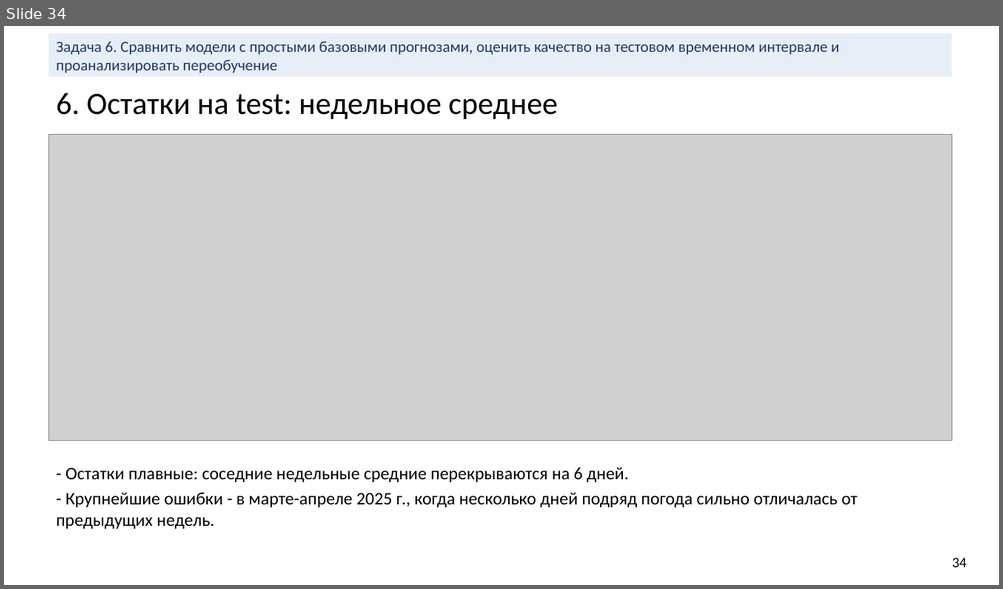
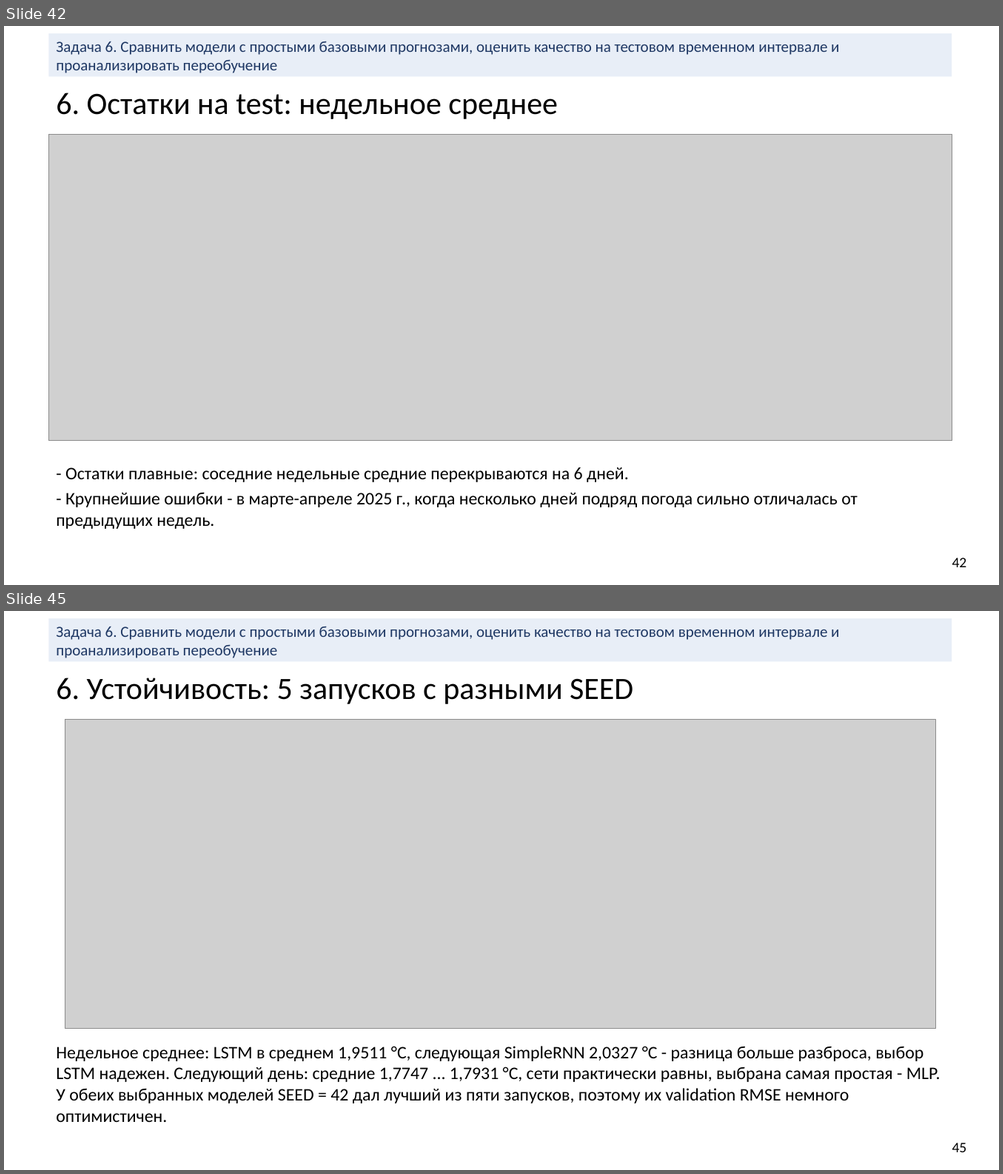
Before and after one commit to bigflyy/nn-uni, a slide deck: labs/lab2/nn-lab-2.pptx. Shown one above the other, each under a label of ours: slide 34 before the commit, slides 42 and 45 after it; the slides between them are not shown. The pictures are 1003x589 and 1003x1174 pixels, drawn with LibreOffice and Linux fonts; fonts in the diff are those of the drawing; grey boxes stand for pictures. Boxes give left, top, right and bottom in pixels: in the first picture for what was removed or moved away, otherwise in the second. Text is boxed around its words. In the diff, an @@ line names an element or a change of style, - is before the commit and + after.

```diff
--- a/labs/lab2/nn-lab-2.pptx
+++ b/labs/lab2/nn-lab-2.pptx
@@ slide 45 added at box(4, 611, 999, 1170), background #FFFFFF @@
@@ rectangle added at box(48, 618, 951, 662), fill #E8EEF7, 15 pt, text #1F3864 @@
+Задача 6. Сравнить модели с простыми базовыми прогнозами, оценить качество на тестовом временном интервале и проанализировать переобучение
@@ text added at box(56, 678, 633, 704), 30 pt, text #000000 @@
+6. Устойчивость: 5 запусков с разными SEED
@@ picture added at box(65, 719, 936, 1029) @@
@@ text added at box(56, 1046, 940, 1104), 17 pt, text #000000 @@
+Недельное среднее: LSTM в среднем 1,9511 °C, следующая SimpleRNN 2,0327 °C - разница больше разброса, выбор LSTM надежен. Следующий день: средние 1,7747 ... 1,7931 °C, сети практически равны, выбрана самая простая - MLP. У обеих выбранных моделей SEED = 42 дал лучший из пяти запусков, поэтому их validation RMSE немного оптимистичен.
@@ text added at box(952, 1143, 967, 1153), 14 pt, text #000000 @@
+45
@@ what was slide 34 is now slide 42 @@
@@ slide 42 changed as well @@
@@ text at box(952, 558, 967, 568): text changed @@
-34
+42
```
Also in this commit, not shown: 15 other slides changed, 11 other slides added, 38 other files.
